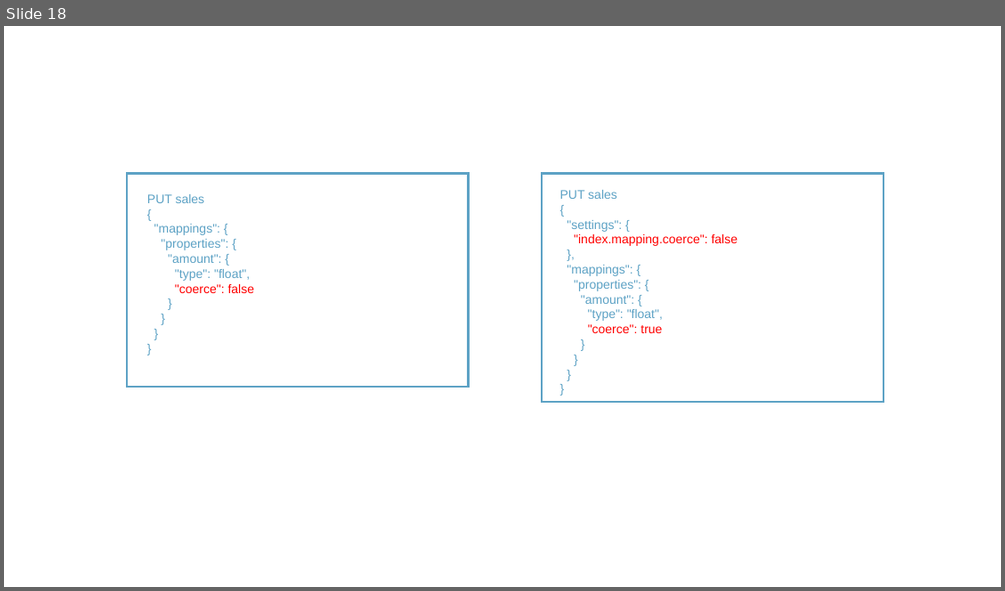
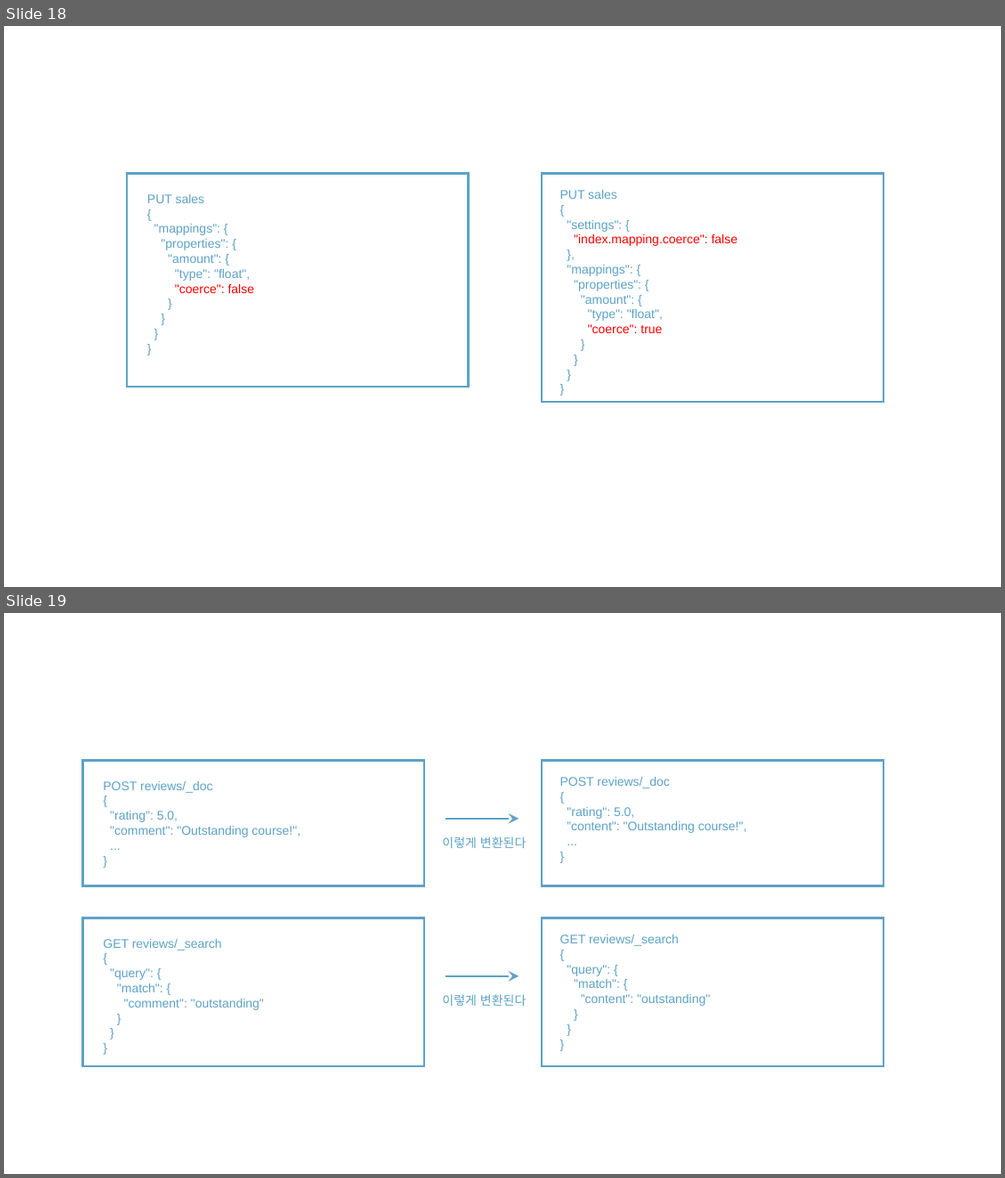
Before and after one commit to rudaks-han/book-summary, a slide deck: complete-guide-to-elasticsearch/프레젠테이션1.pptx. Shown one above the other, each under a label of ours: slide 18 before the commit, slides 18 and 19 after it. The pictures are 1005x591 and 1005x1178 pixels, drawn with LibreOffice and Linux fonts; fonts in the diff are those of the drawing. Boxes give left, top, right and bottom in pixels: in the first picture for what was removed or moved away, otherwise in the second. Text is boxed around its words. In the diff, an @@ line names an element or a change of style, - is before the commit and + after.

```diff
--- a/complete-guide-to-elasticsearch/프레젠테이션1.pptx
+++ b/complete-guide-to-elasticsearch/프레젠테이션1.pptx
@@ slide 19 added at (4, 613, 1001, 1174), background #FFFFFF @@
@@ rectangle added at (82, 761, 424, 886), outline #5DA2C5 2 pt @@
@@ rectangle added at (542, 761, 883, 886), outline #5DA2C5 2 pt @@
@@ text added at (103, 781, 300, 837), 12 pt, text #5DA2C5 @@
+POST reviews/_doc
+{
+"rating": 5.0,
+"comment": "Outstanding course!",
+...
+}
@@ text added at (560, 777, 747, 833), 12 pt, text #5DA2C5 @@
+POST reviews/_doc
+{
+"rating": 5.0,
+”content": "Outstanding course!",
+...
+}
@@ arrow added from (445, 819) to (518, 819), #5DA2C5 2 pt @@
@@ text added at (442, 836, 526, 848), 12 pt, text #5DA2C5 @@
+이렇게 변환된다
@@ rectangle added at (82, 918, 424, 1066), outline #5DA2C5 2 pt @@
@@ rectangle added at (542, 918, 883, 1066), outline #5DA2C5 2 pt @@
@@ text added at (103, 939, 264, 1010), 12 pt, text #5DA2C5 @@
+GET reviews/_search
+{
+"query": {
+"match": {
+"comment": "outstanding"
+}
+}
+}
@@ text added at (560, 934, 710, 1005), 12 pt, text #5DA2C5 @@
+GET reviews/_search
+{
+"query": {
+"match": {
+”content": "outstanding"
+}
+}
+}
@@ arrow added from (445, 976) to (518, 976), #5DA2C5 2 pt @@
@@ text added at (442, 994, 526, 1005), 12 pt, text #5DA2C5 @@
+이렇게 변환된다
```
Also in this commit, not shown: 1 other slide added, 3 other files.
